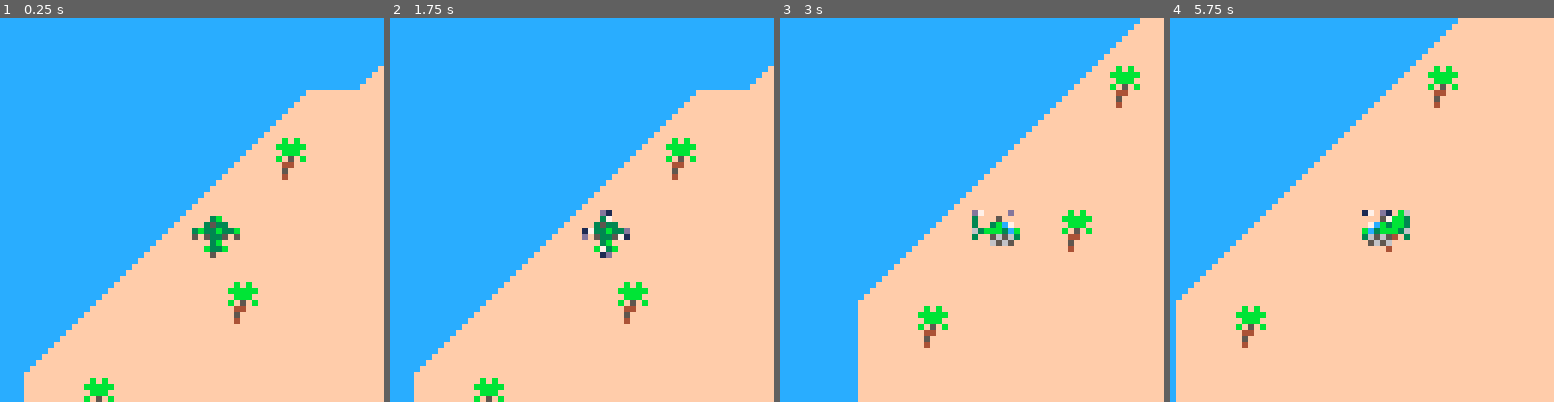
Above: before the commit, frames 1-4 (left to right).
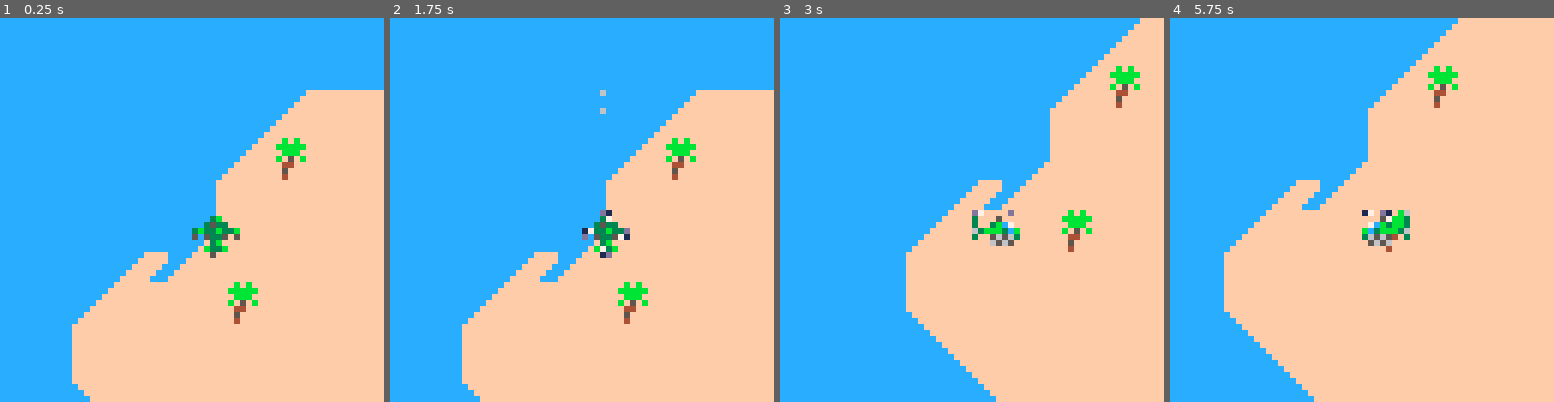
Above: after the commit, the same moments.

Repository: gorebang/64jam
Game: PICO-8 cartridge 64jam.p8
Two runs of this game, one before a commit and one after it. Both use one fixed random seed, a clock stepped at 60 frames per second and the inputs below.
Inputs:
- Up to frame 1 (0.25 s): no input
- Up to frame 2 (1.75 s): tap O (Z key) at 0.33, 0.7, 1.43 s
- Up to frame 3 (3 s): hold Left 1.97-2.37 s; tap O (Z key) at 2.22 s; hold Down 2.42-2.82 s; hold Right from 2.87 s (still down)
- Up to frame 4 (5.75 s): tap O (Z key) at 3.1, 3.98, 4.87 s; release Right at 3.53 s; hold Up 3.58-4.08 s; hold Right 4.13-4.53 s; hold Down 4.58-5.08 s; hold Left from 5.13 s (still down)

The runs differ from the first frame. In frame 1, 4.0% of the frame differs, in the area x 6-100%, y 12-100%; in frame 2, 4.0%; in frame 3, 9.1%, in the area x 20-71%, y 25-100%; in frame 4, 9.1%.

Commit message:
Machine Gun

Diff:
--- a/64jam.p8
+++ b/64jam.p8
@@ -7,9 +7,25 @@
 	dir=12
 }
 
+enemies={}
+pickups={}
+
 function _init()
  poke(0x5f2c,3)
  cls()
+ --init_entities()
+end
+
+function init_entities()
+	for i=1,128 do
+		for j=1,32 do
+		--loop through map and exchange tiles for entities
+			if mget(i,j) == 10 then
+				mset(i,j,1)
+
+			end
+		end
+	end
 end
 
 function _update()
@@ -56,27 +72,80 @@
 			player.dir = 6
 			player.y += 1
 		end
-
-	end
-
-
+	end
+
+	update_projectiles()
+
+	if btn(4) then fire_bullet() end
+end
+
+rockets = {}
+bullets = {}
+
+function update_projectiles()
+	for b in all(bullets) do
+		b.x += b.dx
+		b.y += b.dy
+	end
+
+	for b in all(bullets) do
+
+	end
+end
+
+function fire_bullet()
+	x = 0
+	y = 0
+
+	if player.dir == 12 or player.dir == 10 or player.dir == 1 then
+		y = -3
+	end
+
+	if player.dir == 5 or player.dir == 6 or player.dir == 7 then
+	y = 3
+	end
+
+	if player.dir >= 1 and player.dir < 6 then
+		x = 3
+	end
+
+	if player.dir >= 6 and player.dir <= 10 then
+		x = -3
+	end
+
+	local b={
+		sp = 3,
+		x = player.x,
+		y = player.y,
+		dx = x,
+		dy = y
+	}
+	add(bullets, b)
+end
+
+function draw_projectiles()
+	for r in all(rockets) do
+		spr(112,r.x, r.y)
+	end
+
+	for b in all(bullets) do
+		spr(112,b.x, b.y)
+	end
 end
 
 function _draw()
 	cls()
 	sspr(80,0,8,8, player.x-50, player.y-50, 120, 120)
-	print ("return to mission area")
-	mapdraw(0,0,0,0,128,32)
+	mapdraw(0,0,0,0,128,64)
 	camera(player.x-32, player.y-32)
+	draw_projectiles()
 	drawcopter(player.x,player.y)
-
 end
 
 s = 67
 s2 = 83
 
 function drawcopter(x,y)
-
 	if player.dir == 12 then
 		spr(98, x, y)
 	end
@@ -255,165 +324,165 @@
 0000000000000000000000000000000000000000000000000000000000000000000000000000000000000000000000000000000000000000000000000000000000000000000000000000000000000000000000000000000000000000000000000000000000000000000000000000000000000000000000000000000000000000
 0000000000000000000000000000000000000000000000000000000000000000000000000000000000000000000000000000000000000000000000000000000000000000000000000000000000000000000000000000000000000000000000000000000000000000000000000000000000000000000000000000000000000000
 __map__
-0a0a0a0a0a0a0a2e090909090909090909090909090909090909090909090909090909090909090909090909090909090909090909090909090909090909090909090909090909090909090909090909090909090909090909090909090909090909090909090909090909090909090909090909090909090909090909090909
-0a0a0a0a0a2e09090f0909090909090909090909090909090909090909090909090909090909090909090909090909090909090909090909090909090909090909090909090909090909090909090909090909090909090909090909090909090909090909090909090909090909090909090909090909090909090909090909
-0a0a0a0a2e0f0909090909090909090909090909090909090909090909090909090909090909090909090909090909090909090909090909090909090909090909090909090909090909090909090909090909090909090909090909090909090909090909090909090909090909090909090909090909090909090909090909
+0a0a0a0a0a0a0a0a090909090909090909090909090a0a090909090909090909090909090909090909090909090909090909090909090909090909090909090909090909090909090909090909090909090909090909090909090909090909090909090909090909090909090909090909090909090909090909090909090909
+0a0a0a0a0a2e09090f0909090909090909090909090a09090909090909090909090909090909090909090909090909090909090909090909090909090909090909090909090909090909090909090909090909090909090909090909090909090909090909090909090909090909090909090909090909090909090909090909
+0a0a0a0a2e0f09090909090909090909090909090a0909090909090909090909090909090909090909090909090909090909090909090909090909090909090909090909090909090909090909090909090909090909090909090909090909090909090909090909090909090909090909090909090909090909090909090909
+0a0a0a0a090909090909090909090909090a0a0a0a0909090909090909090909090909090909090909090909090909090909090909090909090909090909090909090909090909090909090909090909090909090909090909090909090909090909090909090909090909090909090909090909090909090909090909090909
+0a0a2f2e09090909090909090909090909090909090909090909090909090909090909090909090909090909090909090909090909090909090909090909090909090909090909090909090909090909090909090909090909090909090909090909090909090909090909090909090909090909090909090909090909090909
+0a2e09090f090909090909090909090909090909090909090909090909090909090909090909090909090909090909090909090909090909090909090909090909090909090909090909090909090909090909090909090909090909090909090909090909090909090909090909090909090909090909090909090909090909
+0a09090909090909090909090909090909090909090909090909090909090909090909090909090909090909090909090909090909090909090909090909090909090909090909090909090909090909090909090909090909090909090909090909090909090909090909090909090909090909090909090909090909090909
+0a3d090909090909090909090909090909090909090909090909090909090909090909090909090909090909090909090909090909090909090909090909090909090909090909090909090909090909090909090909090909090909090909090909090909090909090909090909090909090909090909090909090909090909
+0a0a3d0909090909090909090909090909090909090909090909090909090909090909090909090909090909090909090909090909090909090909090909090909090909090909090909090909090909090909090909090909090909090909090909090909090909090909090909090909090909090909090909090909090909
+0a0a0a3d09090909090909090909090909090909090909090909090909090909090909090909090909090909090909090909090909090909090909090909090909090909090909090909090909090909090909090909090909090909090909090909090909090909090909090909090909090909090909090909090909090909
 0a0a0a2e09090909090909090909090909090909090909090909090909090909090909090909090909090909090909090909090909090909090909090909090909090909090909090909090909090909090909090909090909090909090909090909090909090909090909090909090909090909090909090909090909090909
+0a0a0a0909090909090909090909090909090909090909090909090909090909090909090909090909090909090909090909090909090909090909090909090909090909090909090909090909090909090909090909090909090909090909090909090909090909090909090909090909090909090909090909090909090909
+0a0a0a0909090909090909090909090909090909090909090909090909090909090909090909090909090909090909090909090909090909090909090909090909090909090909090909090909090909090909090909090909090909090909090909090909090909090909090909090909090909090909090909090909090909
+0a0a0a0909090909090909090909090909090909090909090909090909090909090909090909090909090909090909090909090909090909090909090909090909090909090909090909090909090909090909090909090909090909090909090909090909090909090909090909090909090909090909090909090909090909
+0a0a0a0909090909090909090909090909090909090909090909090909090909090909090909090909090909090909090909090909090909090909090909090909090909090909090909090909090909090909090909090909090909090909090909090909090909090909090909090909090909090909090909090909090909
+0a0a0a0909090909090909090909090909090909090909090909090909090909090909090909090909090909090909090909090909090909090909090909090909090909090909090909090909090909090909090909090909090909090909090909090909090909090909090909090909090909090909090909090909090909
+0a0a0a0909090909090909090909090909090909090909090909090909090909090909090909090909090909090909090909090909090909090909090909090909090909090909090909090909090909090909090909090909090909090909090909090909090909090909090909090909090909090909090909090909090909
+0a0a0a0909090909090909090909090909090909090909090909090909090909090909090909090909090909090909090909090909090909090909090909090909090909090909090909090909090909090909090909090909090909090909090909090909090909090909090909090909090909090909090909090909090909
 0a0a2e0909090909090909090909090909090909090909090909090909090909090909090909090909090909090909090909090909090909090909090909090909090909090909090909090909090909090909090909090909090909090909090909090909090909090909090909090909090909090909090909090909090909
-0a2e09090f090909090909090909090909090909090909090909090909090909090909090909090909090909090909090909090909090909090909090909090909090909090909090909090909090909090909090909090909090909090909090909090909090909090909090909090909090909090909090909090909090909
-2e09090909090909090909090909090909090909090909090909090909090909090909090909090909090909090909090909090909090909090909090909090909090909090909090909090909090909090909090909090909090909090909090909090909090909090909090909090909090909090909090909090909090909
-090f090909090909090909090909090909090909090909090909090909090909090909090909090909090909090909090909090909090909090909090909090909090909090909090909090909090909090909090909090909090909090909090909090909090909090909090909090909090909090909090909090909090909
-0909090909090909090909090909090909090909090909090909090909090909090909090909090909090909090909090909090909090909090909090909090909090909090909090909090909090909090909090909090909090909090909090909090909090909090909090909090909090909090909090909090909090909
-0909090909090909090909090909090909090909090909090909090909090909090909090909090909090909090909090909090909090909090909090909090909090909090909090909090909090909090909090909090909090909090909090909090909090909090909090909090909090909090909090909090909090909
-0909090909090909090909090909090909090909090909090909090909090909090909090909090909090909090909090909090909090909090909090909090909090909090909090909090909090909090909090909090909090909090909090909090909090909090909090909090909090909090909090909090909090909
-0909090909090909090909090909090909090909090909090909090909090909090909090909090909090909090909090909090909090909090909090909090909090909090909090909090909090909090909090909090909090909090909090909090909090909090909090909090909090909090909090909090909090909
-0909090909090909090909090909090909090909090909090909090909090909090909090909090909090909090909090909090909090909090909090909090909090909090909090909090909090909090909090909090909090909090909090909090909090909090909090909090909090909090909090909090909090909
-0909090909090909090909090909090909090909090909090909090909090909090909090909090909090909090909090909090909090909090909090909090909090909090909090909090909090909090909090909090909090909090909090909090909090909090909090909090909090909090909090909090909090909
-0909090909090909090909090909090909090909090909090909090909090909090909090909090909090909090909090909090909090909090909090909090909090909090909090909090909090909090909090909090909090909090909090909090909090909090909090909090909090909090909090909090909090909
-0909090909090909090909090909090909090909090909090909090909090909090909090909090909090909090909090909090909090909090909090909090909090909090909090909090909090909090909090909090909090909090909090909090909090909090909090909090909090909090909090909090909090909
-0909090909090909090909090909090909090909090909090909090909090909090909090909090909090909090909090909090909090909090909090909090909090909090909090909090909090909090909090909090909090909090909090909090909090909090909090909090909090909090909090909090909090909
-0909090909090909090909090909090909090909090909090909090909090909090909090909090909090909090909090909090909090909090909090909090909090909090909090909090909090909090909090909090909090909090909090909090909090909090909090909090909090909090909090909090909090909
-0909090909090909090909090909090909090909090909090909090909090909090909090909090909090909090909090909090909090909090909090909090909090909090909090909090909090909090909090909090909090909090909090909090909090909090909090909090909090909090909090909090909090909
-0909090909090909090909090909090909090909090909090909090909090909090909090909090909090909090909090909090909090909090909090909090909090909090909090909090909090909090909090909090909090909090909090909090909090909090909090909090909090909090909090909090909090909
-0909090909090909090909090909090909090909090909090909090909090909090909090909090909090909090909090909090909090909090909090909090909090909090909090909090909090909090909090909090909090909090909090909090909090909090909090909090909090909090909090909090909090909
-0909090909090909090909090909090909090909090909090909090909090909090909090909090909090909090909090909090909090909090909090909090909090909090909090909090909090909090909090909090909090909090909090909090909090909090909090909090909090909090909090909090909090909
-0909090909090909090909090909090909090909090909090909090909090909090909090909090909090909090909090909090909090909090909090909090909090909090909090909090909090909090909090909090909090909090909090909090909090909090909090909090909090909090909090909090909090909
-0909090909090909090909090909090909090909090909090909090909090909090909090909090909090909090909090909090909090909090909090909090909090909090909090909090909090909090909090909090909090909090909090909090909090909090909090909090909090909090909090909090909090909
-0909090909090909090909090909090909090909090909090909090909090909090909090909090909090909090909090909090909090909090909090909090909090909090909090909090909090909090909090909090909090909090909090909090909090909090909090909090909090909090909090909090909090909
-0909090909090909090909090909090909090909090909090909090909090909090909090909090909090909090909090909090909090909090909090909090909090909090909090909090909090909090909090909090909090909090909090909090909090909090909090909090909090909090909090909090909090909
-0909090909090909090909090909090909090909090909090909090909090909090909090909090909090909090909090909090909090909090909090909090909090909090909090909090909090909090909090909090909090909090909090909090909090909090909090909090909090909090909090909090909090909
-0909090909090909090909090909090909090909090909090909090909090909090909090909090909090909090909090909090909090909090909090909090909090909090909090909090909090909090909090909090909090909090909090909090909090909090909090909090909090909090909090909090909090909
-0909090909090909090909090909090909090909090909090909090909090909090909090909090909090909090909090909090909090909090909090909090909090909090909090909090909090909090909090909090909090909090909090909090909090909090909090909090909090909090909090909090909090909
-0909090909090909090909090909090909090909090909090909090909090909090909090909090909090909090909090909090909090909090909090909090909090909090909090909090909090909090909090909090909090909090909090909090909090909090909090909090909090909090909090909090909090909
-0909090909090909090909090909090909090909090909090909090909090909090909090909090909090909090909090909090909090909090909090909090909090909090909090909090909090909090909090909090909090909090909090909090909090909090909090909090909090909090909090909090909090909
-0909090909090909090909090909090909090909090909090909090909090909090909090909090909090909090909090909090909090909090909090909090909090909090909090909090909090909090909090909090909090909090909090909090909090909090909090909090909090909090909090909090909090909
-…(130 lines of a section not shown)…
+0a2e090909090909090909090909090909090909090909090909090909090909090909090909090909090909090909090909090909090909090909090909090909090909090909090909090909090909090909090909090909090909090909090909090909090909090909090909090909090909090909090909090909090909
+0a09090909090909090909090909090909090909090909090909090909090909090909090909090909090909090909090909090909090909090909090909090909090909090909090909090909090909090909090909090909090909090909090909090909090909090909090909090909090909090909090909090909090909
+0a09090909090909090909090909090909090909090909090909090909090909090909090909090909090909090909090909090909090909090909090909090909090909090909090909090909090909090909090909090909090909090909090909090909090909090909090909090909090909090909090909090909090909
+0a09090909090909090909090909090909090909090909090909090909090909090909090909090909090909090909090909090909090909090909090909090909090909090909090909090909090909090909090909090909090909090909090909090909090909090909090909090909090909090909090909090909090909
+0a09090909090909090909090909090909090909090909090909090909090909090909090909090909090909090909090909090909090909090909090909090909090909090909090909090909090909090909090909090909090909090909090909090909090909090909090909090909090909090909090909090909090909
+0a09090909090909090909090909090909090909090909090909090909090909090909090909090909090909090909090909090909090909090909090909090909090909090909090909090909090909090909090909090909090909090909090909090909090909090909090909090909090909090909090909090909090909
+0a3d090909090909090909090909090909090909090909090909090909090909090909090909090909090909090909090909090909090909090909090909090909090909090909090909090909090909090909090909090909090909090909090909090909090909090909090909090909090909090909090909090909090909
+0a0a090909090909090909090909090909090909090909090909090909090909090909090909090909090909090909090909090909090909090909090909090909090909090909090909090909090909090909090909090909090909090909090909090909090909090909090909090909090909090909090909090909090909
+0a2e090909090909090909090909090909090909090909090909090909090909090909090909090909090909090909090909090909090909090909090909090909090909090909090909090909090909090909090909090909090909090909090909090909090909090909090909090909090909090909090909090909090909
+0a09090909090909090909090909090909090909090909090909090909090909090909090909090909090909090909090909090909090909090909090909090909090909090909090909090909090909090909090909090909090909090909090909090909090909090909090909090909090909090909090909090909090909
+0a3d090909090909090909090909090909090909090909090909090909090909090909090909090909090909090909090909090909090909090909090909090909090909090909090909090909090909090909090909090909090909090909090909090909090909090909090909090909090909090909090909090909090909
+0a0a0a0909090909090909090909090909090909090909090909090909090909090909090909090909090909090909090909090909090909090909090909090909090909090909090909090909090909090909090909090909090909090909090909090909090909090909090909090909090909090909090909090909090909
+0a2e090909090909090909090909090909090909090909090909090909090909090909090909090909090909090909090909090909090909090909090909090909090909090909090909090909090909090909090909090909090909090909090909090909090909090909090909090909090909090909090909090909090909
+…(130 lines of a section not shown)…
Not shown, changed: 68 lines of the sprite sheet (__gfx__) section of 64jam.p8
Not shown, changed: test.js
